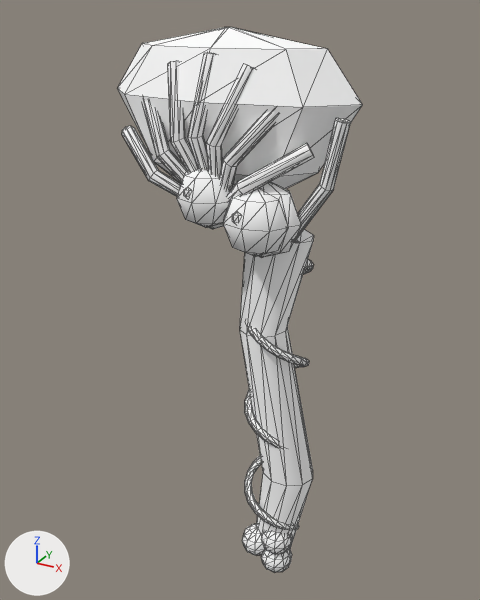
What one commit did to the OBJ model src/main/resources/assets/sunlit_journal_core/models/fantasy/deep_pearl/axe.obj.
One viewpoint serves both versions: a 50 mm camera at (0.889, -1.327, 0.917) aimed at (0.429, -0.489, 0.498). Every picture has the same lights, and +X, +Y and +Z are marked at lower left. The first picture is the older version. Mesh edges are drawn as thin lines. Where no turn or scale is listed for an object, it has been applied to the vertices. Vertices at exactly the same position are counted once.

Before the edit, the objects in view are built like this:
```python
ob_axe = bpy.data.objects.new('axe', me_axe)
ob_axe.location = (0.0, 0.0, 0.0)
```
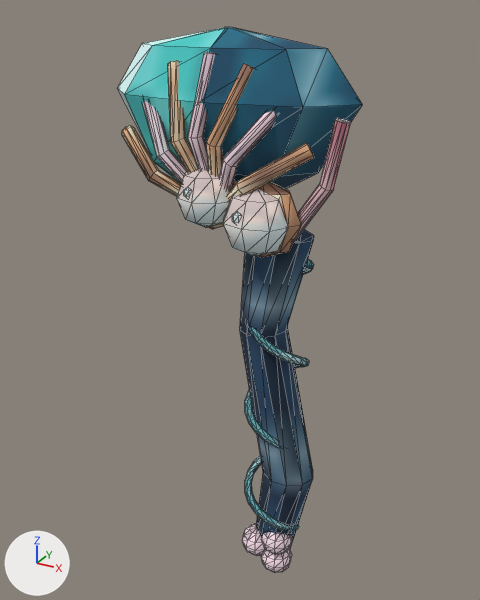
Changed parts and their boxes (x1, y1, x2, y2) in the pictures (480 x 600 px):
'axe', surface changed (darker): (117, 27, 362, 573) in both

Patch to the scene script:
```diff
--- a/src/main/resources/assets/sunlit_journal_core/models/fantasy/deep_pearl/axe.obj.py
+++ b/src/main/resources/assets/sunlit_journal_core/models/fantasy/deep_pearl/axe.obj.py
@@ mat_grip_shade @@
 mat_grip_shade = principled_material('grip_shade')
-mat_grip_shade.texture = img_fantasy_white
+mat_grip_shade.texture = img_grip_shade
 mat_grip_shade.roughness = 1.0
@@ mat_grip @@
 mat_grip = principled_material('grip')
-mat_grip.texture = img_fantasy_white
+mat_grip.texture = img_grip
 mat_grip.roughness = 1.0
@@ mat_wrap @@
 mat_wrap = principled_material('wrap')
-mat_wrap.texture = img_fantasy_white
+mat_wrap.texture = img_wrap
 mat_wrap.roughness = 1.0
@@ mat_secondary @@
 mat_secondary = principled_material('secondary')
-mat_secondary.texture = img_fantasy_white
+mat_secondary.texture = img_secondary
 mat_secondary.roughness = 1.0
@@ mat_edge @@
 mat_edge = principled_material('edge')
-mat_edge.texture = img_fantasy_white
+mat_edge.texture = img_edge
 mat_edge.roughness = 1.0
@@ mat_shade @@
 mat_shade = principled_material('shade')
-mat_shade.texture = img_fantasy_white
+mat_shade.texture = img_shade
 mat_shade.roughness = 1.0
@@ mat_main @@
 mat_main = principled_material('main')
-mat_main.texture = img_fantasy_white
+mat_main.texture = img_main
 mat_main.roughness = 1.0
@@ mat_light @@
 mat_light = principled_material('light')
-mat_light.texture = img_fantasy_white
+mat_light.texture = img_light
 mat_light.roughness = 1.0
@@ mat_metal @@
 mat_metal = principled_material('metal')
-mat_metal.texture = img_fantasy_white
+mat_metal.texture = img_metal
 mat_metal.roughness = 1.0
@@ mat_pearl @@
 mat_pearl = principled_material('pearl')
-mat_pearl.texture = img_fantasy_white
+mat_pearl.texture = img_pearl
 mat_pearl.roughness = 1.0
@@ mat_accent @@
 mat_accent = principled_material('accent')
-mat_accent.texture = img_fantasy_white
+mat_accent.texture = img_accent
 mat_accent.roughness = 1.0
@@ me_axe @@
 me_axe.from_pydata(...)  # 941 vertices, 1792 faces; spans x 0.224..0.61, y -0.614..-0.422, z 0.014..0.893
+# me_axe part 1: texture (UV) coordinates of 1792 of 1792 faces, centred in x 0.26..0.609, y -0.608..-0.433, z 0.017..0.893, changed; they spanned u 0.5..0.5, v 0.5..0.5 and now span u 0.0..1.0, v 0.0..1.0
 me_axe.materials.append(mat_grip_shade)
```
